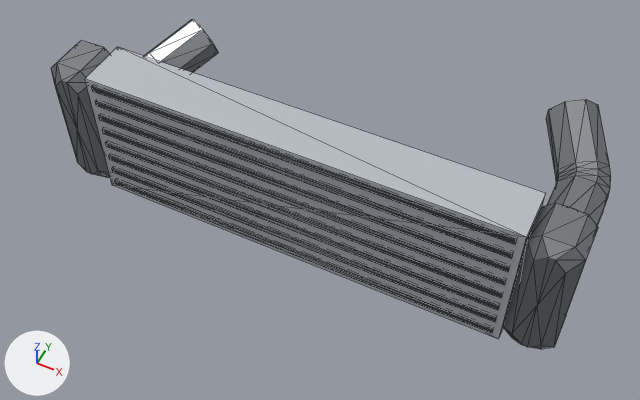
A saved change to the glTF model assets/parts/intercooler/coldcore/coldcore_60/hana_roadster.glb.
The view is the same before and after, from a camera (50 mm lens) standing at (0.307, -0.541, 0.706) and looking at (0.009, 0.054, -0.037). Every picture has the same lights, and +X, +Y and +Z are marked at lower left. The older version comes first. Mesh edges are drawn as thin lines. Where no turn or scale is listed for an object, it has been applied to the vertices. Vertices at exactly the same position are counted once.

Names of what the first picture shows: 'model'.
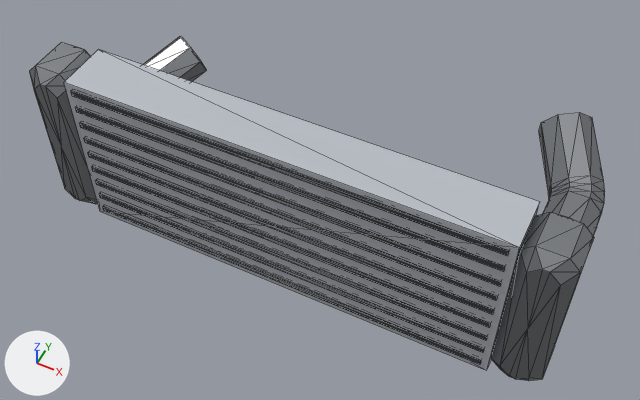
Where the change shows, as pixel boxes [x1, y1, x2, y2] in the pictures (640 x 400 px; the box of a moved part takes in the faces that stretch with it):
'model', reshaped, moved
    before: [51, 19, 611, 349]
    after: [29, 36, 605, 381]
part 1 of me_model, added
    after: [64, 49, 540, 371]
part 2 of me_model, moved or reshaped
    before: [112, 167, 496, 322]
    after: [103, 206, 481, 364]
part 3 of me_model, moved or reshaped
    before: [109, 155, 499, 310]
    after: [95, 180, 487, 340]
part 4 of me_model, moved or reshaped
    before: [105, 142, 502, 298]
    after: [92, 166, 490, 328]
part 5 of me_model, moved or reshaped
    before: [102, 129, 506, 285]
    after: [88, 152, 494, 315]
part 6 of me_model, moved or reshaped
    before: [99, 115, 509, 272]
    after: [84, 137, 497, 301]
part 7 of me_model, moved or reshaped
    before: [95, 101, 513, 259]
    after: [80, 122, 501, 287]
part 8 of me_model, moved or reshaped
    before: [91, 86, 516, 245]
    after: [75, 107, 505, 271]
part 9 of me_model, added
    after: [71, 90, 509, 256]
part 10 of me_model, moved or reshaped
    before: [144, 19, 219, 73]
    after: [143, 36, 207, 82]
part 11 of me_model, moved or reshaped
    before: [546, 99, 611, 226]
    after: [539, 112, 605, 236]
part 12 of me_model, rebuilt (15% wider, 17% taller)
    before: [51, 40, 110, 178]
    after: [29, 42, 97, 204]
part 13 of me_model, rebuilt (8% wider, 16% taller)
    before: [503, 203, 598, 349]
    after: [491, 212, 594, 381]
part 14 of me_model, built on
    before: [85, 47, 546, 339]
    after: [99, 193, 484, 353]

The change, as a diff of the scene's bpy script:
```diff
--- a/assets/parts/intercooler/coldcore/coldcore_60/hana_roadster.glb.py
+++ b/assets/parts/intercooler/coldcore/coldcore_60/hana_roadster.glb.py
@@ me_model @@
 # used by ob_model
-me_model.from_pydata(...)  # 240 vertices, 428 faces; spans x -0.3..0.3, y -0.115..0.115, z -0.085..0.085
+me_model.from_pydata(...)  # 248 vertices, 440 faces; spans x -0.3..0.3, y -0.115..0.115, z -0.102..0.102
+# me_model part 1: a new loose piece, a box spanning x -0.245..0.245, y -0.111..-0.051, z -0.102..0.102, in mat_car_atlas (picture img_car_atlas)
+# me_model part 2: the loose piece of 8 vertices spanning x -0.237..0.237, y -0.112..-0.109, z -0.057..-0.05 is moved by (0.0, 0.0, -0.037)
+# me_model part 3: the loose piece of 8 vertices spanning x -0.237..0.237, y -0.112..-0.109, z -0.036..-0.029 is moved by (0.0, 0.0, -0.013)
+# me_model part 4: the loose piece of 8 vertices spanning x -0.237..0.237, y -0.112..-0.109, z -0.015..-0.008 is moved by (0.0, 0.0, -0.011)
+# me_model part 5: the loose piece of 8 vertices spanning x -0.237..0.237, y -0.112..-0.109, z 0.006..0.013 is moved by (0.0, 0.0, -0.01)
+# me_model part 6: the loose piece of 8 vertices spanning x -0.237..0.237, y -0.112..-0.109, z 0.027..0.034 is moved by (0.0, 0.0, -0.008)
+# me_model part 7: the loose piece of 8 vertices spanning x -0.237..0.237, y -0.112..-0.109, z 0.048..0.055 is moved by (0.0, 0.0, -0.006)
+# me_model part 8: the loose piece of 8 vertices spanning x -0.237..0.237, y -0.112..-0.109, z 0.069..0.076 is moved by (0.0, 0.0, -0.005)
+# me_model part 9: a new loose piece, a box spanning x -0.237..0.237, y -0.112..-0.1088, z 0.0872..0.0942, in mat_car_atlas (picture img_car_atlas)
+# me_model part 10: the loose piece of 50 vertices spanning x -0.298..-0.209, y -0.051..0.115, z -0.057..0.024 is moved by (0.0, 0.0, -0.006)
+# me_model part 11: the loose piece of 50 vertices spanning x 0.209..0.298, y -0.051..0.115, z 0.004..0.085 is moved by (0.0, 0.0, 0.007)
+# me_model part 12: the loose piece of 34 vertices spanning x -0.3..-0.245, y -0.115..-0.047, z -0.085..0.083 is rebuilt with 34 vertices and now spans x -0.3..-0.245, y -0.115..-0.047, z -0.102..0.102
+# me_model part 13: the loose piece of 34 vertices spanning x 0.245..0.3, y -0.115..-0.047, z -0.085..0.083 is rebuilt with 34 vertices and now spans x 0.245..0.3, y -0.115..-0.047, z -0.102..0.102
+# me_model part 14
+# 12 vertices are removed from x -0.245..0.245, y -0.112..-0.051, z -0.085..0.083
+# 24 faces are deleted
+# 4 vertices move within x -0.237..0.237, y -0.112..-0.109, z -0.071
+# 4 vertices are added at (0.237, -0.109, -0.064), (0.237, -0.112, -0.064), (-0.237, -0.112, -0.064), (-0.237, -0.109, -0.064)
+# 12 new faces join them, mat_car_atlas (picture img_car_atlas)
 me_model.materials.append(mat_car_atlas)
@@ ob_model @@
 ob_model = bpy.data.objects.new('model', me_model)
-ob_model.location = (0.0, 0.1108, 0.0008)
+ob_model.location = (0.0, 0.0808, 0.0)
```
